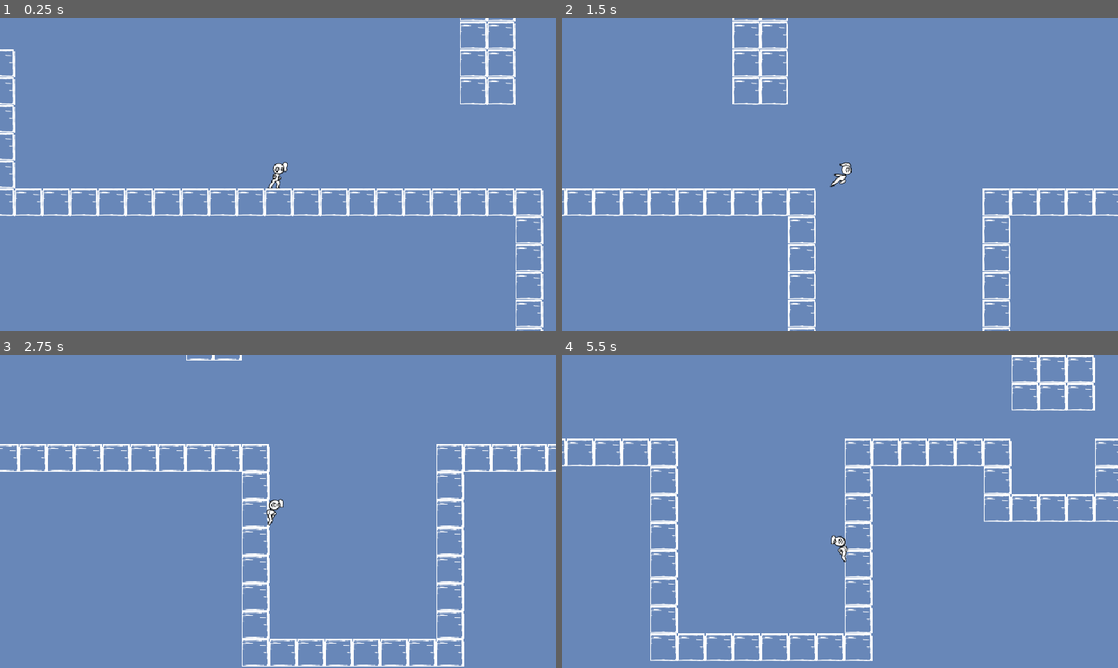
Above: before the commit, frames 1-4 (two rows, left to right).
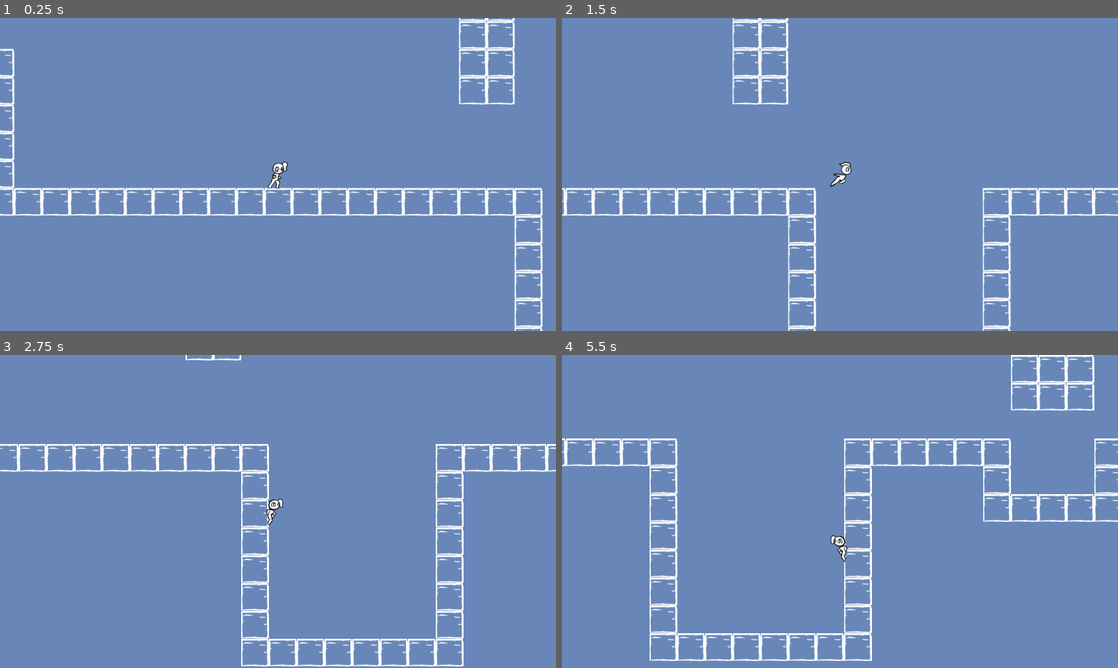
Above: after the commit, the same moments.

Repository: kalebye2/godot-wild-jam-31
Game: Godot game, scene res://scene/init.tscn
Two runs of this game, one before a commit and one after it. Both use one fixed random seed, a clock stepped at 60 frames per second and the inputs below.
Inputs (mouse positions are in pixels of both pictures, inside the frame that each line leads up to):
- Up to frame 1 (0.25 s): no input
- Up to frame 2 (1.5 s): move the mouse to (962, 158) at 0.52 s; hold Right (walk_right) from 0.53 s (still down); tap C (dash) at 0.6, 1.35 s; tap Up (jump) at 0.77 s; move the mouse to (728, 190) at 1.27 s
- Up to frame 3 (2.75 s): tap Up (jump) at 1.52 s; move the mouse to (333, 442) at 2.02 s; release Right (walk_right) at 2.03 s; hold Left (walk_left) from 2.03 s (still down); tap C (dash) at 2.1 s
- Up to frame 4 (5.5 s): move the mouse to (812, 574) at 2.77 s; release Left (walk_left) at 2.78 s; hold Right (walk_right) 2.78-4.28 s; tap C (dash) every 0.75 s from 2.85 to 5.1 s; tap Up (jump) at 3.02, 3.77, 4.52 s; move the mouse to (1006, 558) at 3.52 s; move the mouse to (673, 464) at 4.27 s; hold Left (walk_left) 4.28-5.03 s; move the mouse to (867, 511) at 5.02 s; hold Right (walk_right) from 5.03 s (still down)

The runs differ from the first frame. In frame 1, 3.0% of the frame differs, in the area x 0-98%, y 0-100%; in frame 2, 2.3%; in frame 3, 2.3%; in frame 4, 2.8%.

Commit message:
Consertado bug de resolução full screen e adicionada solução para que a resolução não seja maior que a tela

Diff:
--- a/project.godot
+++ b/project.godot
@@ -32,7 +32,6 @@
 window/size/width=1280
 window/size/height=720
 window/size/resizable=false
-window/vsync/use_vsync=false
 window/stretch/mode="viewport"
 window/stretch/aspect="keep_height"
 window/stretch/shrink=3.0
--- a/scripts/globals/config.gd
+++ b/scripts/globals/config.gd
@@ -22,7 +22,8 @@
 #	print(res_multiplier)
 	get_tree().set_screen_stretch(SceneTree.STRETCH_MODE_2D, SceneTree.STRETCH_ASPECT_KEEP, resolution, res_multiplier)
 	get_tree().get_root().size = resolution
-	OS.window_size = resolution
+	if !OS.window_fullscreen:
+		OS.window_size = resolution
 
 
 func save_config():
--- a/scripts/ui/options.gd
+++ b/scripts/ui/options.gd
@@ -3,7 +3,7 @@
 var base_res_width : int = ProjectSettings.get_setting("display/window/size/width")
 var base_res_height : int = ProjectSettings.get_setting("display/window/size/height")
 var res_multiplier : float = 1.0
-var res_multiplier_options : Array = [1.0, .5, .25]
+var res_multiplier_options : Array = [.5, .75, 1.0, 1.25, 1.5, 1.75, 2.0, 2.25, 2.5, 2.75, 3.0]
 var res_multiplier_index = 0
 
 func _ready():
@@ -57,6 +57,13 @@
 		res_multiplier_index += 1
 	else:
 		res_multiplier_index = 0
+
+	var r_width : int = base_res_width * res_multiplier_options[res_multiplier_index]
+	var r_height : int = base_res_height * res_multiplier_options[res_multiplier_index]
+
+	if r_width > OS.get_screen_size().x:
+		res_multiplier_index = 0
+
 #	print(res_multiplier_options[res_multiplier_index])
 	config.res_height = base_res_height * res_multiplier_options[res_multiplier_index]
 	config.res_width = base_res_width * res_multiplier_options[res_multiplier_index]
Not shown, changed: config.ini
